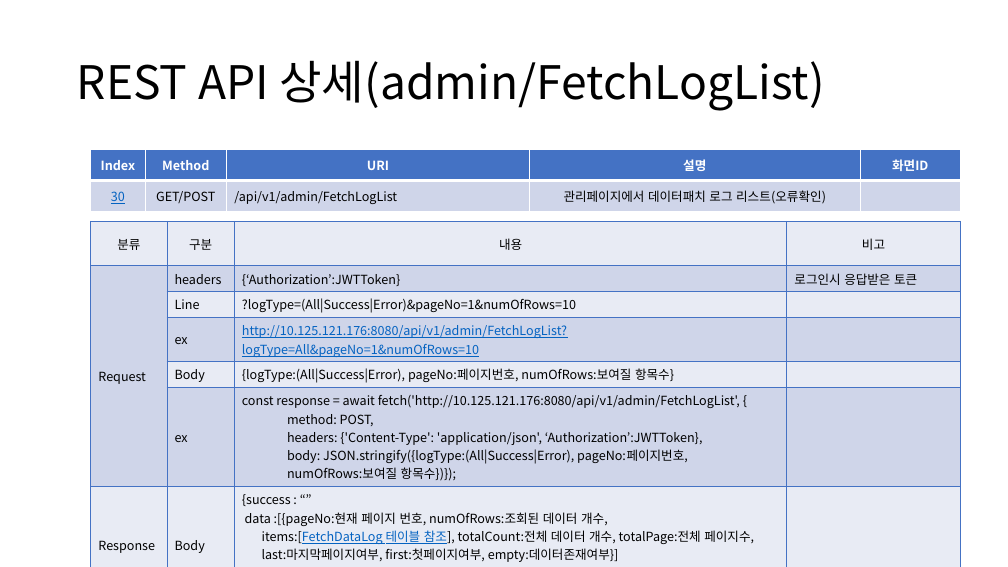
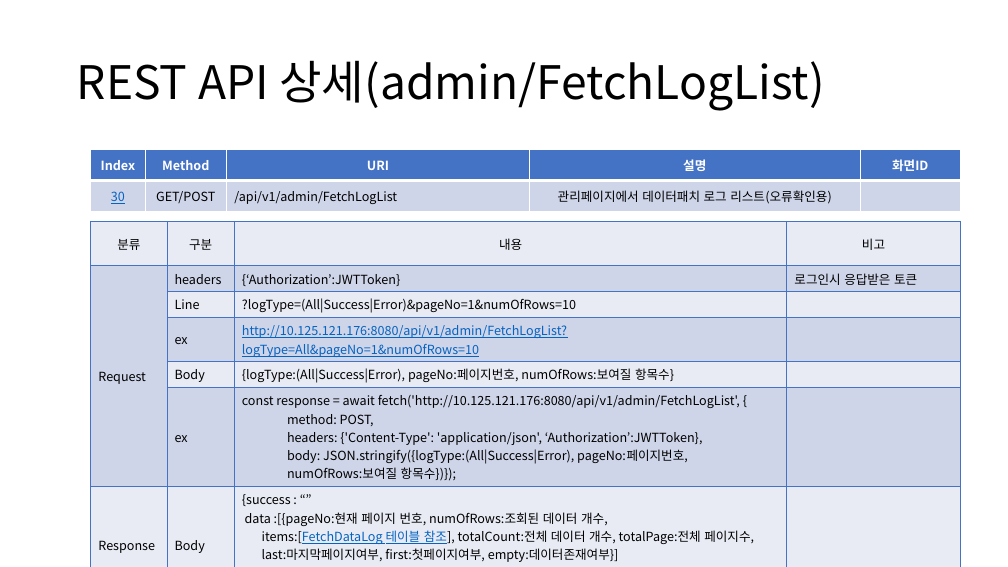
Before and after one commit to sujidaddy/workspace_miniproject, a slide deck: slide 53 of 미니프로젝트계획서제출용.pptx. Drawn at 1008x567 pixels with LibreOffice and Linux fonts; fonts in the diff are those of the drawing. Boxes give left, top, right and bottom in pixels: in the first picture for what was removed or moved away, otherwise in the second. Text is boxed around its words. In the diff, an @@ line names an element or a change of style, - is before the commit and + after.

Commit message:
API 리스트 정리 계획서문서 갱신

```diff
--- a/미니프로젝트계획서제출용.pptx
+++ b/미니프로젝트계획서제출용.pptx
@@ table at [91,150,960,254] @@
-row 2, column 4: 관리페이지에서 데이터패치 로그 리스트(오류확인)
+row 2, column 4: 관리페이지에서 데이터패치 로그 리스트(오류확인용)
```
Also in this commit, not shown: 8 other slides changed, 1 slide added, 3 other files.
